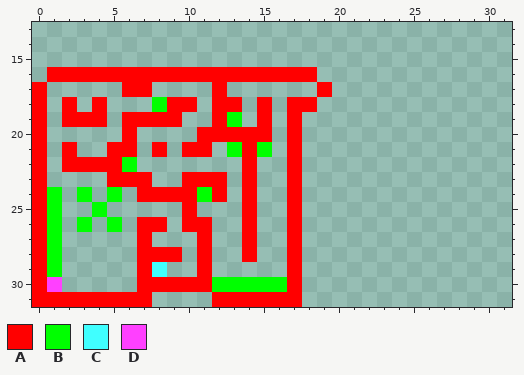
Two versions of one pixel-art sprite, res/images/levels/dev_level_0.png. Above: the version before the commit.
The file is 32x32 pixels. Shown: x 0..31, y 13..31.
Palette (. is transparent): A #ff0000  B #00ff00  C #40ffff  D #ff40ff
Pixels before, first column x 0:
16 .AAAAAAAAAAAAAAAAAA.
17 A.....AA....A......A
18 A.A.A...BAA.AA.A.AA.
19 A.AAA.AAAA..AB.A.A..
20 A.....A....AAAAA.A..
21 A.A..AA.A.AA.BAB.A..
22 A.AAAAB.......A..A..
23 A....AAA..AAA.A..A..
24 AB.B.B.AAAABA.A..A..
25 AB..B.....A...A..A..
26 AB.B.B.AA.AA..A..A..
27 AB.....A...A..A..A..
28 AB.....AAA.A..A..A..
29 AB.....AC..A.....A..
30 AD.....AAAAABBBBBA..
31 AAAAAAAA....AAAAAA..
The same view after the edit:
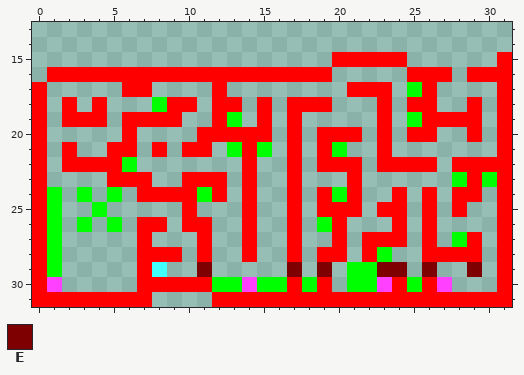
Colours new in this view: E #7f0000
The edit:
There is now colour A in row 15 at x 20 to 24 and 31; in row 16 at x 19, 25 to 27 and 29 to 31; in row 17 at x 21 to 23, 26 and 31; in row 18 at x 19, 23, 25 to 26, 29 and 31; in row 19 at x 23, 26 to 29 and 31; in row 20 at x 19 to 21, 23, 25 to 26, 29 and 31.
There is now colour A in row 21 at x 19, 23 and 31; in row 22 at x 19 to 21, 23 to 26 and 28 to 31; in row 23 at x 21, 29 and 31; in row 24 at x 19, 21, 24, 26, 28 to 29 and 31; in row 25 at x 19 to 21, 23 to 24, 26, 28 and 31; in row 26 at x 20, 24, 26 and 31.
There is now colour A in row 27 at x 20, 22 to 24, 26, 29 and 31; in row 28 at x 19 to 20, 22, 26 to 29 and 31; in row 29 at x 31; in row 30 at x 19, 24, 26 and 31; in row 31 at x 18 to 31.
There is now colour B in row 17 at x 25; in row 19 at x 25; in row 21 at x 20; in row 23 at x 28 and 30; in row 24 at x 20; in row 26 at x 19.
There is now colour B in row 27 at x 28; in row 28 at x 23; in row 29 at x 21 to 22; in row 30 at x 18, 21 to 22 and 25.
There is now colour D in row 30 at x 23 and 27.
The edit turns colour B into colour D in row 30 at x 14.
There is now colour E in row 29 at x 19, 23 to 24, 26 and 29.
The edit turns colour A into colour E in row 29 at x 11 and 17.
Colour A is removed in row 17 at x 19.
Boxes around the changes in both pictures, in picture pixels (x1, y1, x2, y2):
changed: (197, 52, 512, 307)
